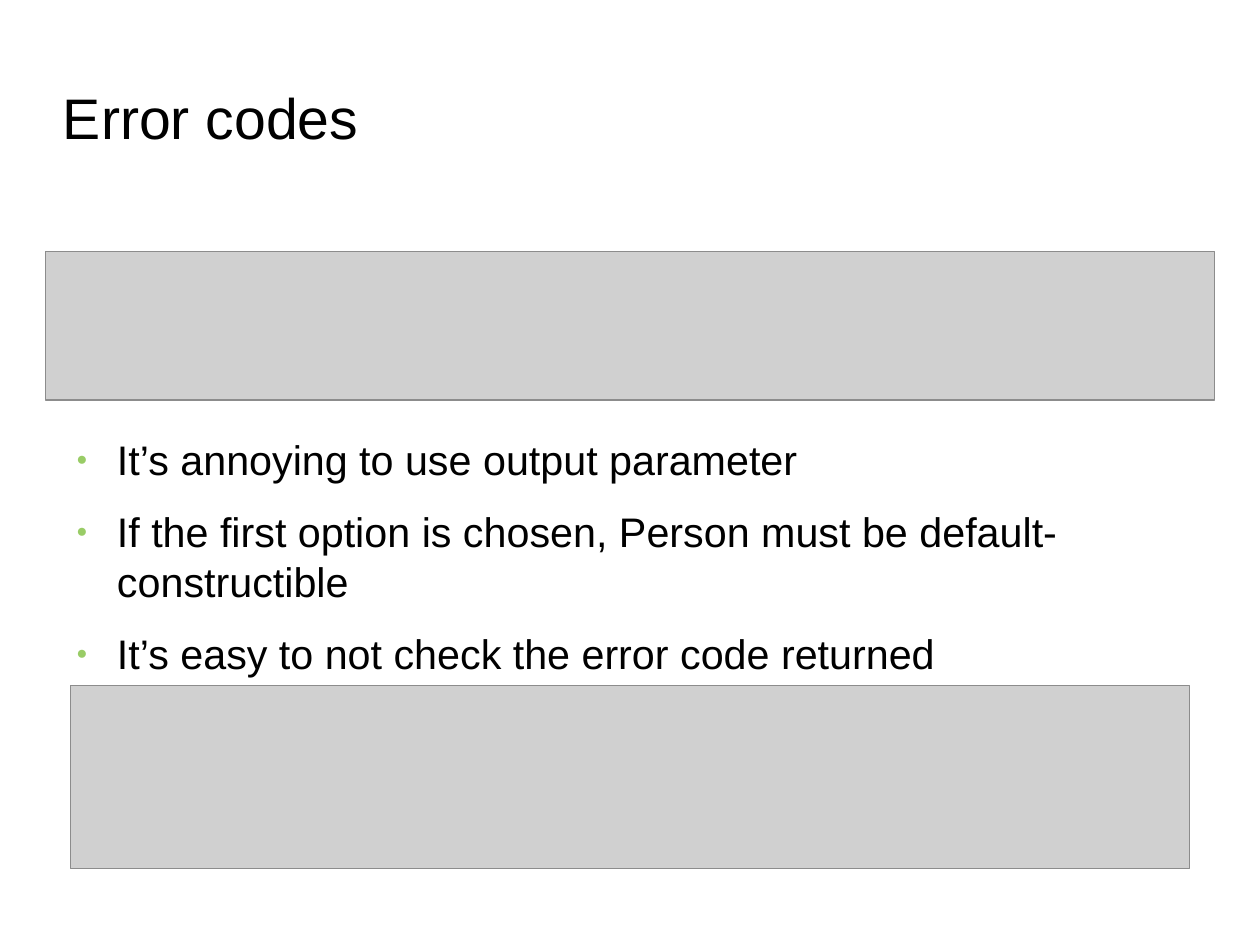
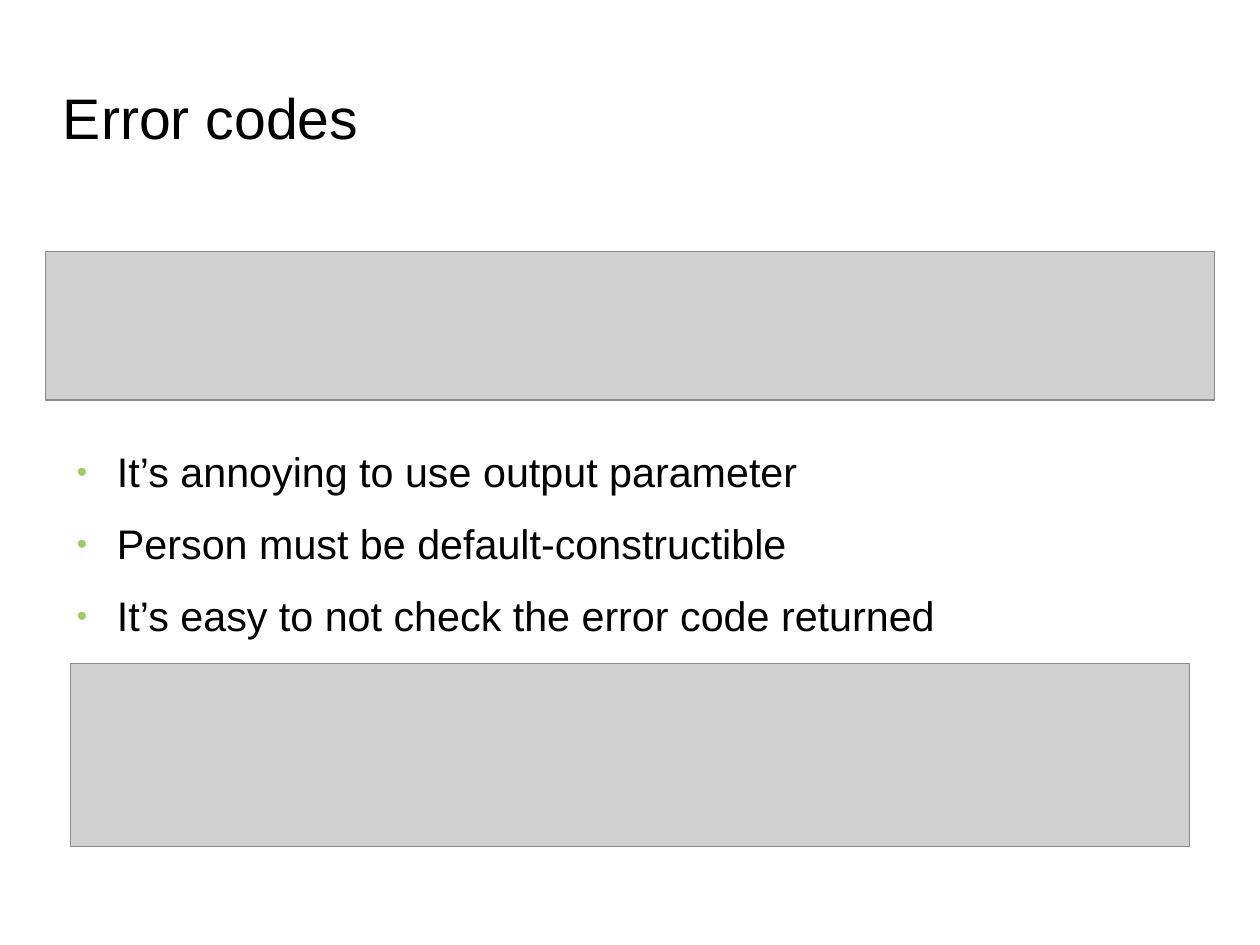
Before and after one commit to FranckRJ/CPP-trainings, a slide deck: slide 3 of expected-like-types/expected-like-types.odp. Drawn at 1260x945 pixels with LibreOffice and Linux fonts; fonts in the diff are those of the drawing; grey boxes stand for pictures; background and template pictures are left out. Boxes give left, top, right and bottom in pixels: in the first picture for what was removed or moved away, otherwise in the second. Text is boxed around its words. In the diff, an @@ line names an element or a change of style, - is before the commit and + after.

```diff
--- a/expected-like-types/expected-like-types.odp
+++ b/expected-like-types/expected-like-types.odp
@@ text "It’s annoying to use output ...": place and size @@
-text "It’s annoying to use output ..." at (117, 445, 1057, 677)
+text "It’s annoying to use output ..." at (117, 457, 935, 639)
@@ text at (117, 529, 786, 560): text changed @@
-● If the first option is chosen, Person must be default-constructible
+● Person must be default-constructible
@@ picture: place and size @@
-picture at (71, 686, 1190, 869)
+picture at (71, 663, 1190, 846)
```
Also in this commit, not shown: 3 other slides changed, 6 slides added, 2 slides removed, 1 other file.
